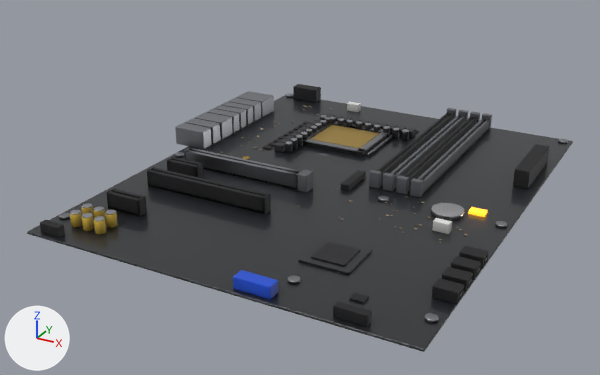
Renders of the glTF model apps/web/src/pc/assets/board_open.glb from each side of a commit.
Rendered twice from a 50 mm lens placed at (0.224, -0.454, 0.218), pointed at (-0.014, -0.021, 0.002). The axes (+X, +Y, +Z) are drawn at lower left. The lights are the same throughout. The picture after the commit comes second.

The first picture shows 'X_board_open'.
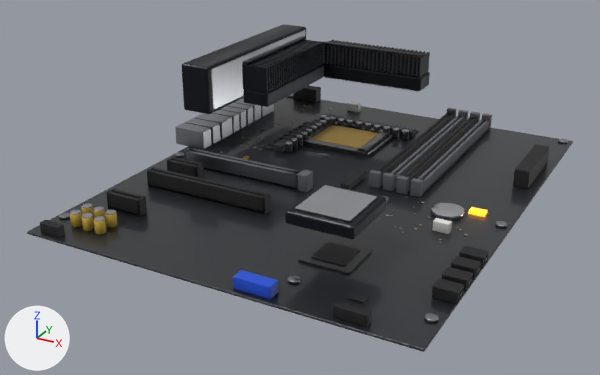
Edits to the bpy script that builds the scene:
```text
Add mat_alu:
    mat_alu = bpy.data.materials.new('alu')
    # nodes: BsdfPrincipled, Mix, OutputMaterial, VertexColor
    # colours: light grey #c8cacf, mixed with the vertex colours
Add mat_gunmetal:
    mat_gunmetal = bpy.data.materials.new('gunmetal')
    # nodes: BsdfPrincipled, Mix, OutputMaterial, VertexColor
    # colours: dark grey #303237, mixed with the vertex colours
Add mat_thermal_pad:
    mat_thermal_pad = bpy.data.materials.new('thermal_pad')
    # nodes: BsdfPrincipled, Mix, OutputMaterial, VertexColor
    # colours: grey #969caa, mixed with the vertex colours
Add mat_alu_dark:
    mat_alu_dark = bpy.data.materials.new('alu_dark')
    # nodes: BsdfPrincipled, Mix, OutputMaterial, VertexColor
    # colours: dark grey #3e4046, mixed with the vertex colours
Add me_mesh_3:
    me_mesh_3.from_pydata(...)  # 2920 vertices, 5832 faces; spans x -0.123..-0.0994, y 0.0035..0.1475, z 0.0296..0.064
    # faces by material slot: [2440, 3392]
    me_mesh_3.materials.append(mat_alu)
    me_mesh_3.materials.append(mat_gunmetal)
Add me_mesh_2:
    me_mesh_2.from_pydata(...)  # 627 vertices, 1248 faces; spans x 0.028..0.068, y -0.1145..-0.0725, z 0.0256..0.0345
    # faces by material slot: [488, 760]
    me_mesh_2.materials.append(mat_alu)
    me_mesh_2.materials.append(mat_gunmetal)
Add me_mesh_1:
    me_mesh_1.from_pydata(...)  # 7650 vertices, 15064 faces; spans x -0.084..0.016, y 0.0225..0.1285, z 0.035..0.066
    # faces by material slot: [920, 12680, 1464]
    me_mesh_1.materials.append(mat_thermal_pad)
    me_mesh_1.materials.append(mat_gunmetal)
    me_mesh_1.materials.append(mat_alu_dark)
Add ob_x_l_io:
    ob_x_l_io = bpy.data.objects.new('X_L_io', me_mesh_3)
    ob_x_l_io.location = (0.0, 0.0, 0.0)
Add ob_x_l_pch:
    ob_x_l_pch = bpy.data.objects.new('X_L_pch', me_mesh_2)
    ob_x_l_pch.location = (0.0, 0.0, 0.0)
Add ob_x_l_vrm:
    ob_x_l_vrm = bpy.data.objects.new('X_L_vrm', me_mesh_1)
    ob_x_l_vrm.location = (0.0, 0.0, 0.0)
```

What differs and where, as boxes (x1, y1, x2, y2) in the pictures (600 x 375 px):
'X_L_vrm', added
    after: (242, 36, 430, 107)
    faces in mat_gunmetal: (242, 39, 430, 107)
    faces in mat_alu_dark: (242, 36, 424, 65)
    faces in mat_thermal_pad: (268, 77, 418, 107)
'X_L_io', added
    after: (182, 24, 306, 114)
    faces in mat_gunmetal: (182, 24, 306, 114)
    faces in mat_alu: (211, 30, 305, 110)
'X_L_pch', added
    after: (285, 184, 386, 239)
    faces in mat_gunmetal: (285, 184, 386, 239)
    faces in mat_alu: (295, 185, 377, 222)
